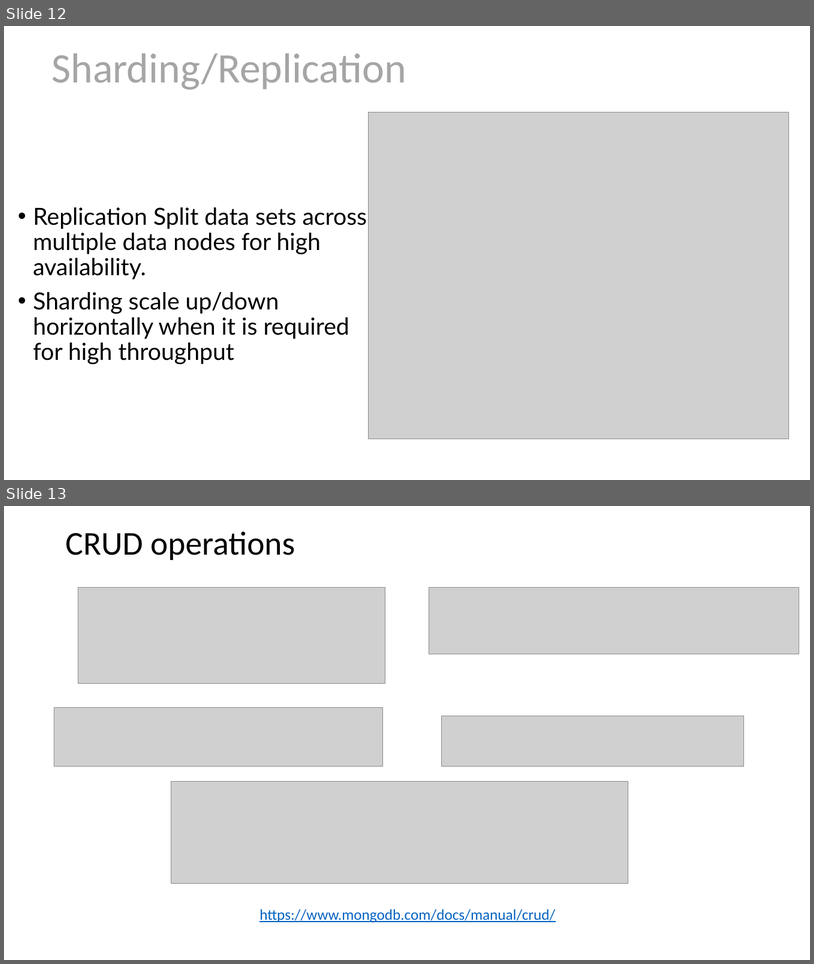
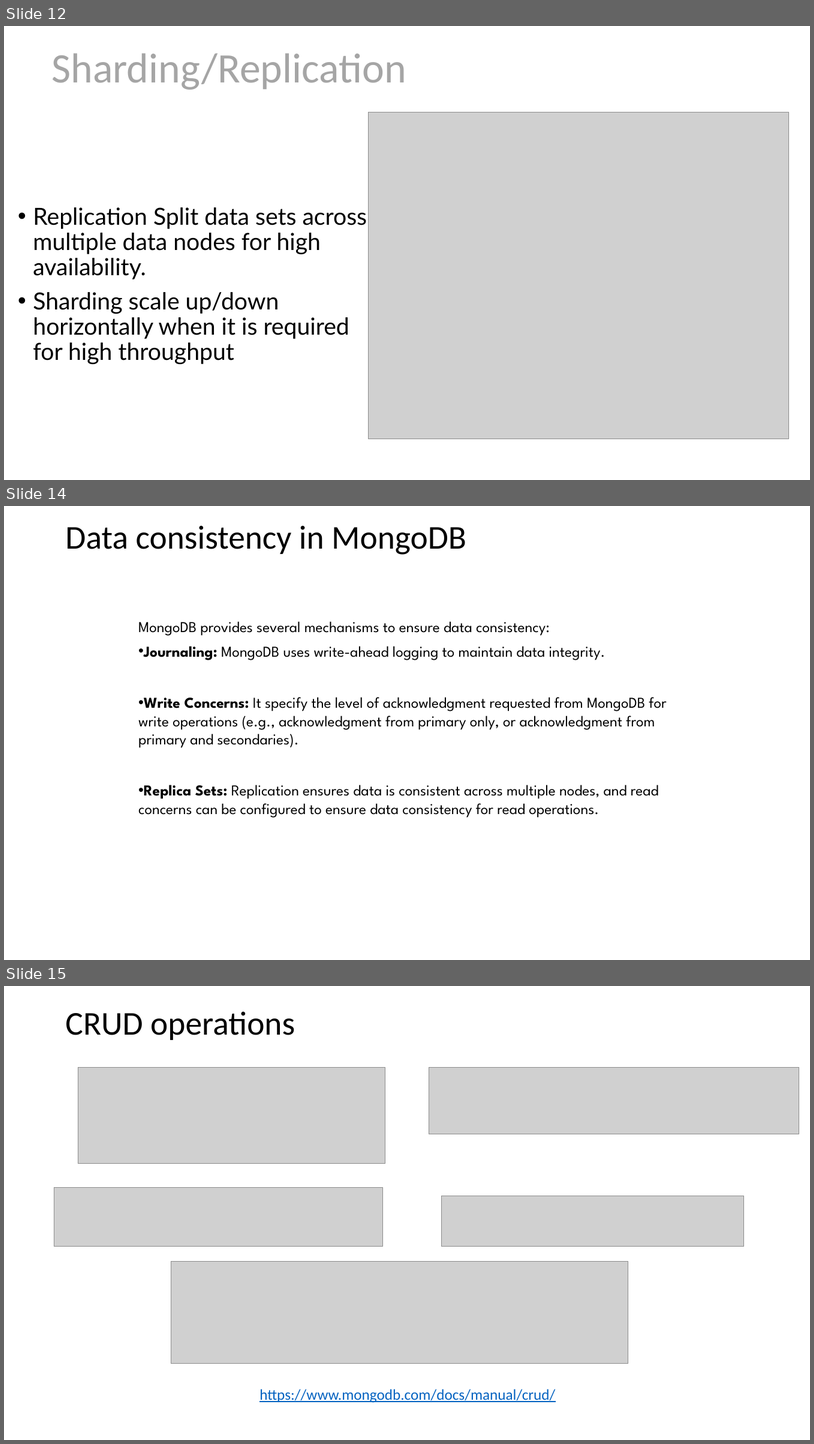
Before and after one commit to as6485/technology, a slide deck: MongoDB.pptx. Shown one above the other, each under a label of ours: slides 12 and 13 before the commit, slides 12, 14 and 15 after it; the slides between them are not shown. The pictures are 814x964 and 814x1444 pixels, drawn with LibreOffice and Linux fonts; fonts in the diff are those of the drawing; grey boxes stand for pictures. Boxes give left, top, right and bottom in pixels: in the first picture for what was removed or moved away, otherwise in the second. Text is boxed around its words. In the diff, an @@ line names an element or a change of style, - is before the commit and + after.

```diff
--- a/MongoDB.pptx
+++ b/MongoDB.pptx
@@ slide 14 added at <box>4,506,810,960</box>, background #FFFFFF @@
@@ title added at <box>65,526,467,555</box>, 39.6 pt, text #000000 @@
+Data consistency in MongoDB
@@ text added at <box>138,621,666,817</box>, 18 pt, text #000000 @@
+MongoDB provides several mechanisms to ensure data consistency:
+• Journaling: MongoDB uses write-ahead logging to maintain data integrity.
+• Write Concerns: It specify the level of acknowledgment requested from MongoDB for write operations (e.g., acknowledgment from primary only, or acknowledgment from primary and secondaries).
+• Replica Sets: Replication ensures data is consistent across multiple nodes, and read concerns can be configured to ensure data consistency for read operations.
@@ what was slide 13 is now slide 15 @@
```
Also in this commit, not shown: 1 other slide added, 7 other files.
